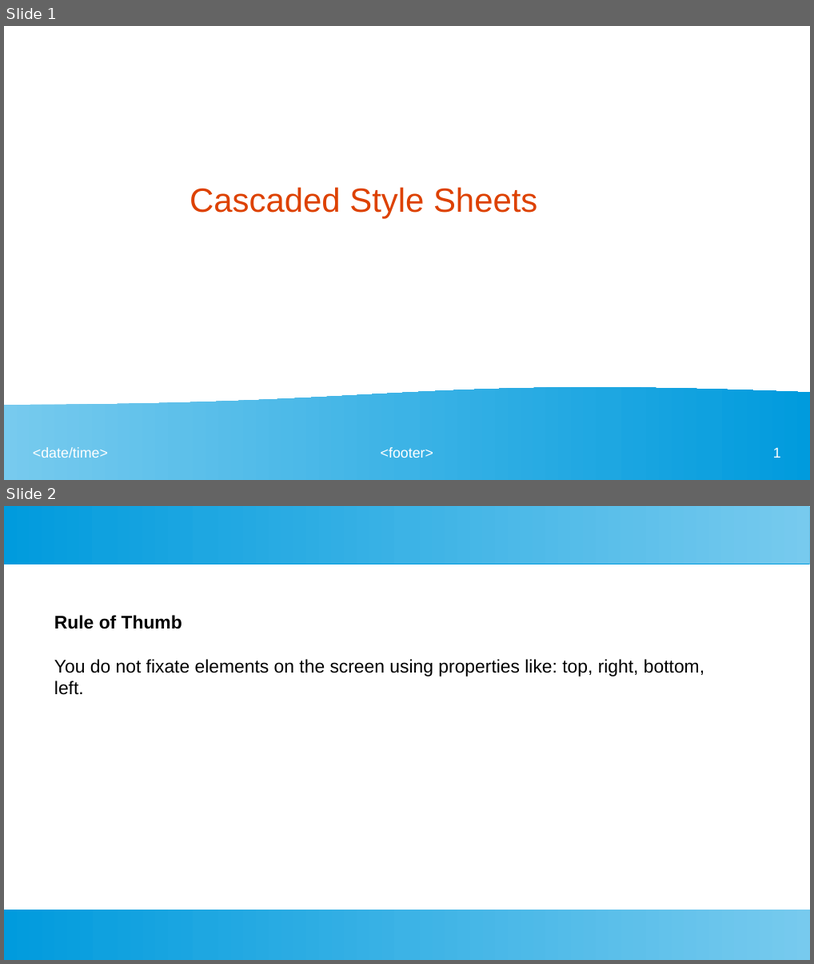
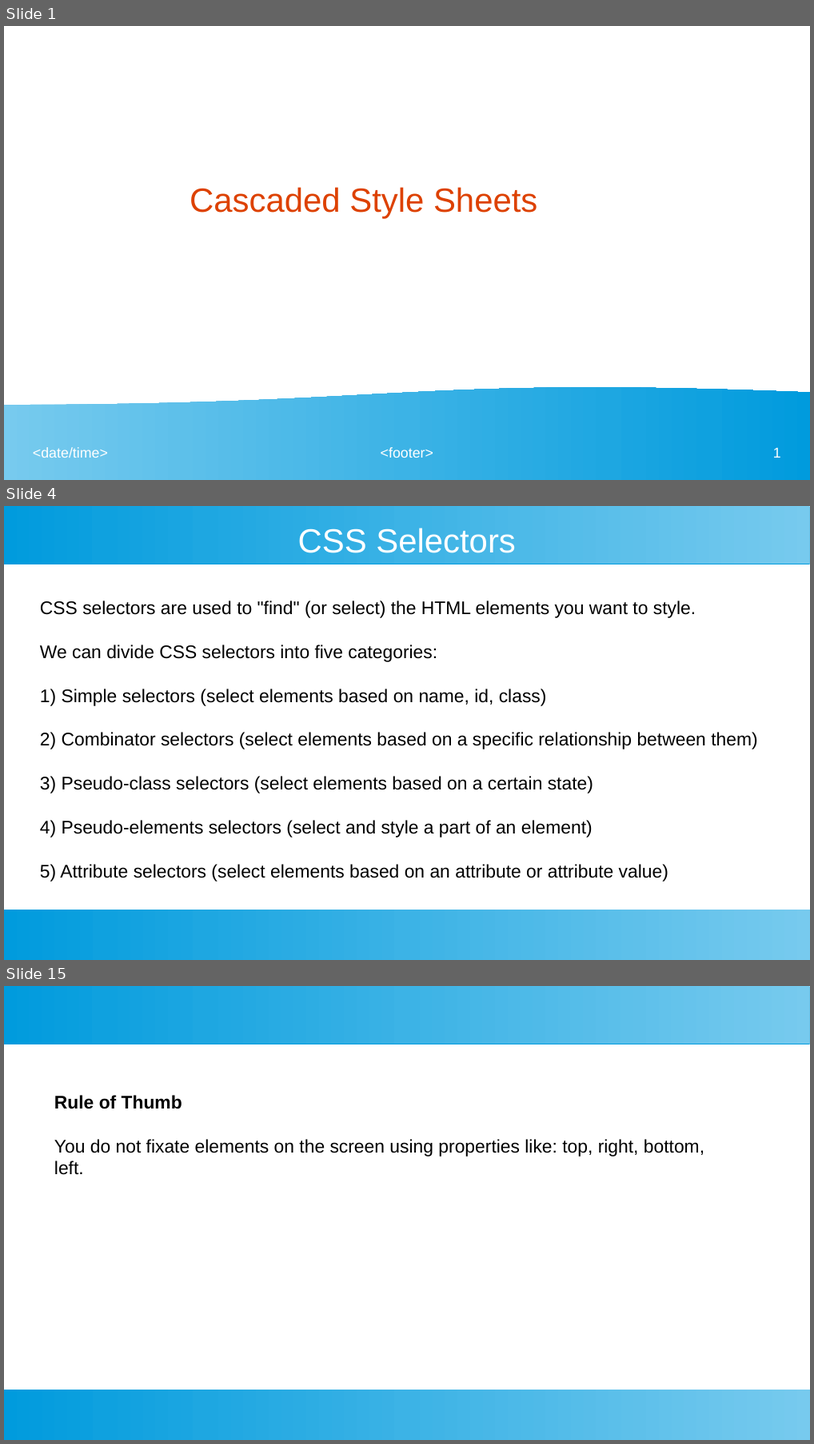
Before and after one commit to ashishjain1547/webDevelopmentCourseUsingFlask, a slide deck: CSS.odp. Shown one above the other, each under a label of ours: slides 1 and 2 before the commit, slides 1, 4 and 15 after it; the slides between them are not shown. The pictures are 814x964 and 814x1444 pixels, drawn with LibreOffice and Linux fonts; fonts in the diff are those of the drawing. Boxes give left, top, right and bottom in pixels: in the first picture for what was removed or moved away, otherwise in the second. Text is boxed around its words. In the diff, an @@ line names an element or a change of style, - is before the commit and + after.

```diff
--- a/CSS.odp
+++ b/CSS.odp
@@ slide 4 added at bbox=[4, 506, 810, 960], background #FFFFFF; not listed: 2 template elements that a slide beside it also shows @@
@@ title added at bbox=[298, 528, 516, 553], 33 pt, text #FFFFFF @@
+CSS Selectors
@@ text added at bbox=[40, 600, 758, 881], 18 pt, text #000000 @@
+CSS selectors are used to "find" (or select) the HTML elements you want to style.
+We can divide CSS selectors into five categories:
+1) Simple selectors (select elements based on name, id, class)
+2) Combinator selectors (select elements based on a specific relationship between them)
+3) Pseudo-class selectors (select elements based on a certain state)
+4) Pseudo-elements selectors (select and style a part of an element)
+5) Attribute selectors (select elements based on an attribute or attribute value)
@@ what was slide 2 is now slide 15 @@
```
Also in this commit, not shown: 12 other slides added, 16 other files.
